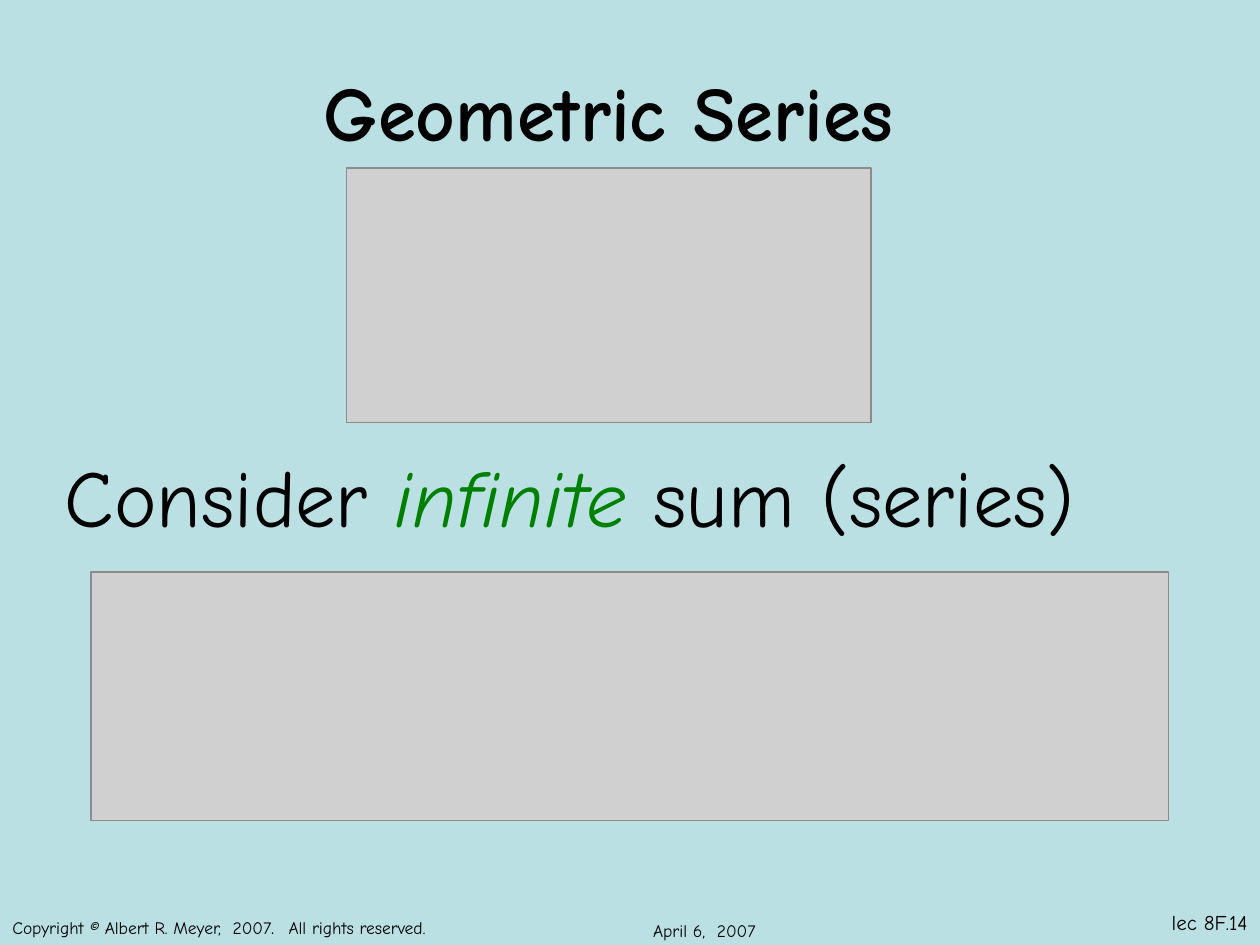
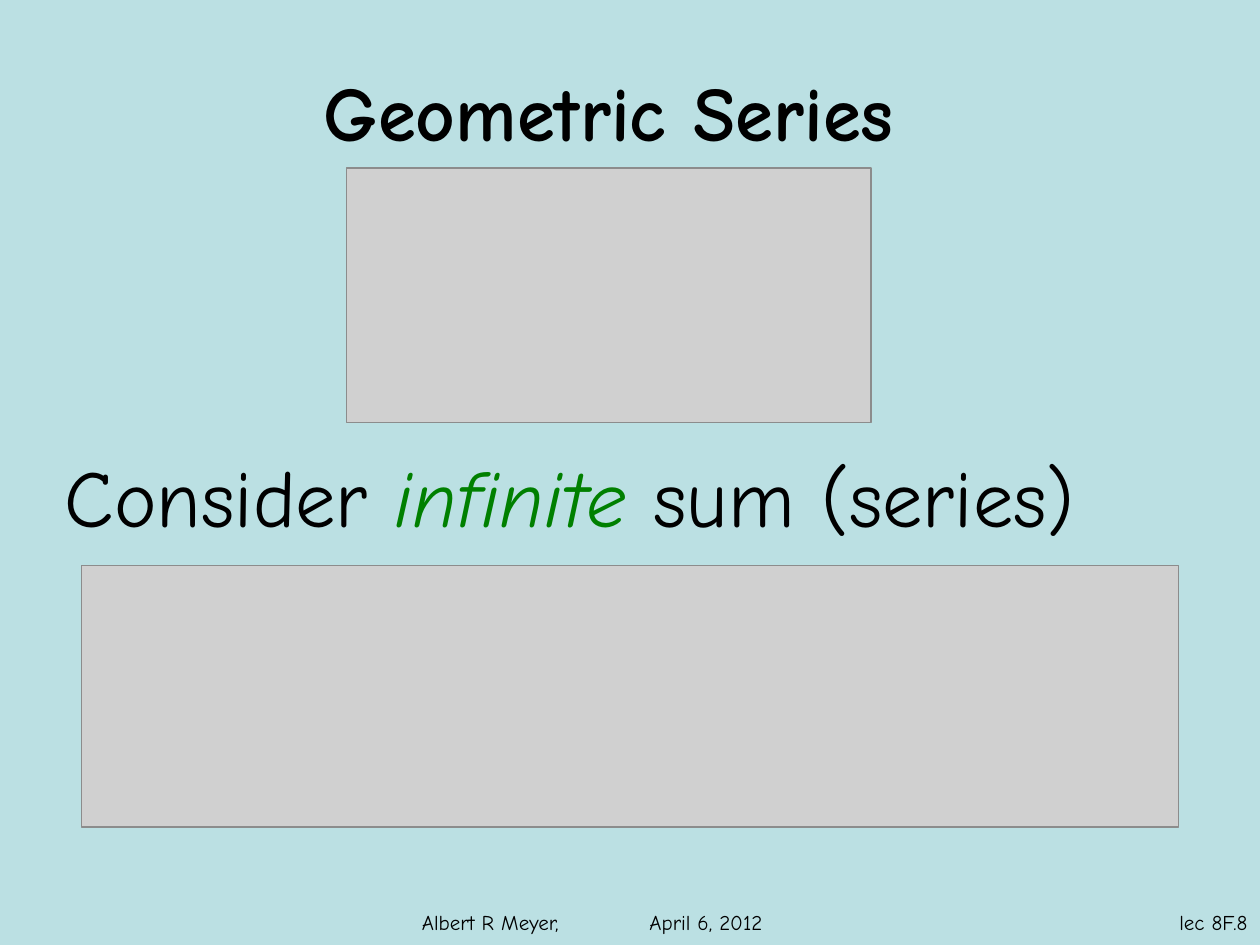
Before and after one commit to armeyer/mcs_web, a slide deck: slide 8 of spring12/slidesS12/arithmetic-geometric-sums.pptx (slide 14 before the commit). Drawn at 1260x945 pixels with LibreOffice and Linux fonts; fonts in the diff are those of the drawing; grey boxes stand for pictures; background and template pictures are left out. Boxes give left, top, right and bottom in pixels: in the first picture for what was removed or moved away, otherwise in the second. Text is boxed around its words. In the diff, an @@ line names an element or a change of style, - is before the commit and + after.

Commit message:
split arithmetic-geometric-sums.pptx in two

```diff
--- a/spring12/slidesS12/arithmetic-geometric-sums.pptx
+++ b/spring12/slidesS12/arithmetic-geometric-sums.pptx
@@ picture: place and size @@
-picture at [91,572,1168,820]
+picture at [82,566,1179,827]
@@ text removed at [12,922,426,938] @@
-Copyright © Albert R. Meyer, 2007. All rights reserved.
@@ text added at [422,915,762,934], 12 pt, text #000000 @@
+Albert R Meyer, April 6, 2012
@@ text removed at [653,925,756,941] @@
-April 6, 2007
@@ page number at [1179,915,1248,930]: text changed @@
-lec 8F.14
+lec 8F.8
```
Also in this commit, not shown: 18 other slides changed, 6 slides removed, 2 other files.
